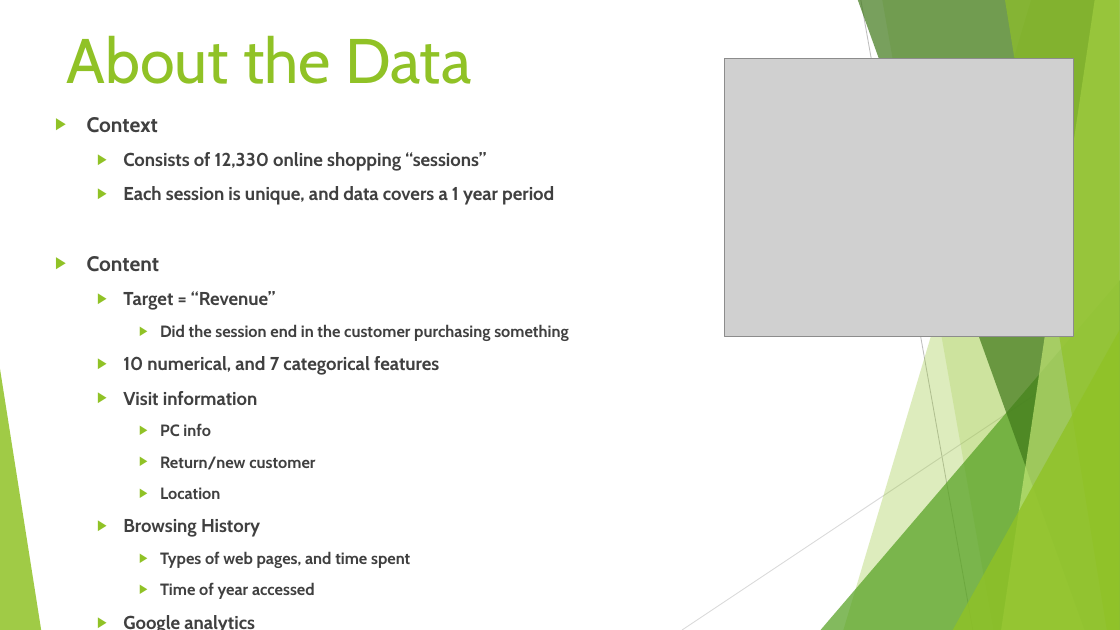
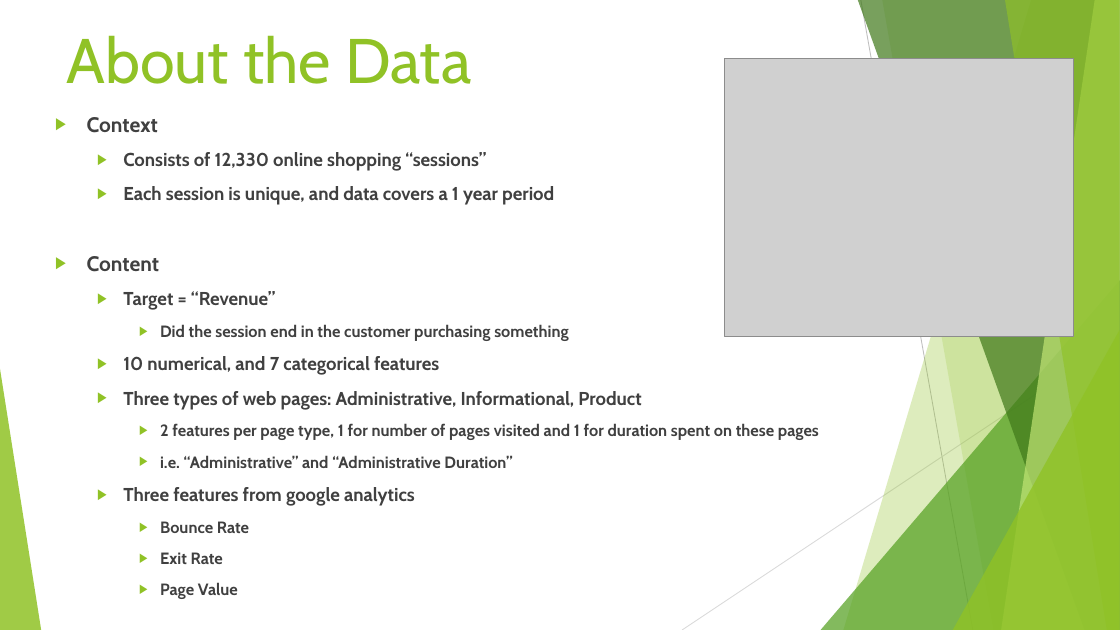
Before and after one commit to brock-ricker/Online-Shoppers-Purchasing-Intent, a slide deck: slide 3 of Online Shoppers Purchasing Intent Final.pptx. Drawn at 1120x630 pixels with LibreOffice and Linux fonts; fonts in the diff are those of the drawing; grey boxes stand for pictures. Boxes give left, top, right and bottom in pixels: in the first picture for what was removed or moved away, otherwise in the second. Text is boxed around its words. In the diff, an @@ line names an element or a change of style, - is before the commit and + after.

```diff
--- a/Online Shoppers Purchasing Intent Final.pptx
+++ b/Online Shoppers Purchasing Intent Final.pptx
@@ text at box(123, 391, 819, 599): text changed @@
-  ▶ Visit information
-    ▶ PC info
-    ▶ Return/new customer
-    ▶ Location
-  ▶ Browsing History
-    ▶ Types of web pages, and time spent
-    ▶ Time of year accessed
-  ▶ Google analytics
+  ▶ Three types of web pages: Administrative, Informational, Product
+    ▶ 2 features per page type, 1 for number of pages visited and 1 for duration spent on these pages
+    ▶ i.e. “Administrative” and “Administrative Duration”
+  ▶ Three features from google analytics
+    ▶ Bounce Rate
+    ▶ Exit Rate
+    ▶ Page Value
```
Also in this commit, not shown: 4 other slides changed, 5 slides added.
